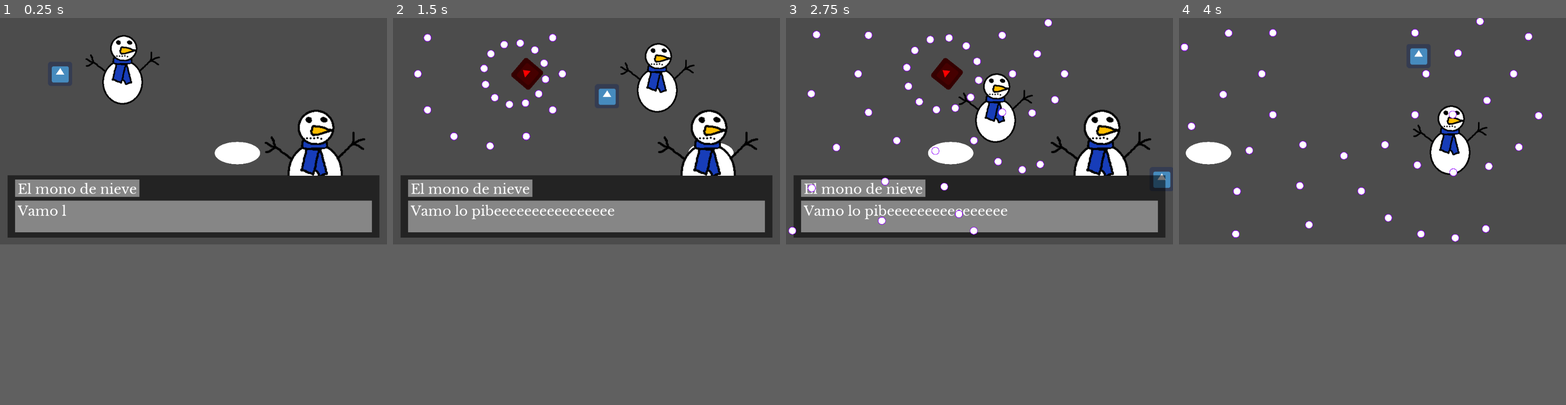
Above: before the commit, frames 1-4 (left to right).
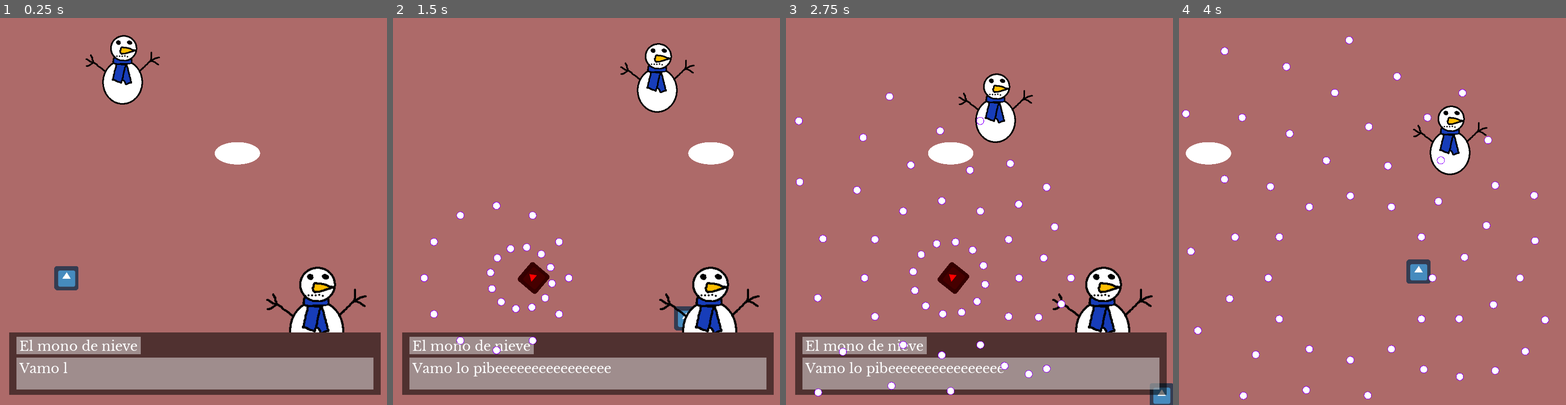
Above: after the commit, the same moments.

Repository: NicoJGutierrez/SmolElfBulletHell
Game: Godot game, scene res://scenes/TestScene.tscn
Two runs of this game, one before a commit and one after it. Both use one fixed random seed, a clock stepped at 60 frames per second and the inputs below. The engine's default icon, where the game draws it, is replaced by a stand-in: a white triangle on a blue panel in a dark square.
Inputs:
- Up to frame 1 (0.25 s): no input
- Up to frame 2 (1.5 s): hold D (right) 0.53-1.28 s; hold Shift (run) 0.53-1.28 s; hold S (down) from 1.28 s (still down); tap Shift (run) at 1.35 s
- Up to frame 3 (2.75 s): release S (down) at 2.03 s; hold D (right) from 2.03 s (still down); hold Shift (run) from 2.03 s (still down)
- Up to frame 4 (4 s): release D (right) at 2.78 s; release Shift (run) at 2.78 s; hold W (up) 2.78-3.53 s; tap Shift (run) at 2.85 s; hold A (left) from 3.53 s (still down); hold Shift (run) from 3.53 s (still down)
The window is 800x468 before the commit and 800x800 after it. Grey fills any space a smaller window leaves; there, only what the larger window draws over its background counts as a difference.

The runs differ from the first frame. In frame 1, 74% of the frame differs, in the area x 0-100%, y 0-98%; in frame 2, 75%; in frame 3, 75%; in frame 4, 58%.

Commit message:
fix: aspect ratio

Diff:
--- a/project.godot
+++ b/project.godot
@@ -18,6 +18,12 @@
 [debug]
 
 settings/fps/force_fps=40
+
+[display]
+
+window/size/height=1024
+window/stretch/mode="2d"
+window/stretch/aspect="keep"
 
 [input]
 
--- a/scenes/TestScene.tscn
+++ b/scenes/TestScene.tscn
@@ -25,16 +25,15 @@
 [node name="TestScene" type="Node2D"]
 
 [node name="Borders" type="StaticBody2D" parent="."]
-visible = false
 
 [node name="Fondo" type="Sprite" parent="Borders"]
 modulate = Color( 0.690196, 0.419608, 0.419608, 1 )
-position = Vector2( 536, 328 )
-scale = Vector2( 5.03556, 3.02667 )
+position = Vector2( 536, 525.75 )
+scale = Vector2( 5.03556, 4.78445 )
 texture = ExtResource( 2 )
 
 [node name="CollisionShape2D2" type="CollisionShape2D" parent="Borders"]
-position = Vector2( 1052, 328 )
+position = Vector2( 1052, 512 )
 shape = SubResource( 2 )
 
 [node name="CollisionShape2D3" type="CollisionShape2D" parent="Borders"]
@@ -43,16 +42,16 @@
 shape = SubResource( 2 )
 
 [node name="CollisionShape2D4" type="CollisionShape2D" parent="Borders"]
-position = Vector2( 536, 627 )
+position = Vector2( 528, 1056 )
 rotation = -1.57079
 shape = SubResource( 2 )
 
 [node name="CollisionShape2D" type="CollisionShape2D" parent="Borders"]
-position = Vector2( -31, 328 )
+position = Vector2( -31, 512 )
 shape = SubResource( 2 )
 
 [node name="Player" parent="." instance=ExtResource( 1 )]
-position = Vector2( 159, 148 )
+position = Vector2( 176, 688 )
 rate_of_fire = 0.2
 bullet_scene = ExtResource( 3 )
 
@@ -82,11 +81,11 @@
 
 [node name="DialogBox" type="ColorRect" parent="UI"]
 anchor_right = 25.6
-anchor_bottom = 15.0
-margin_left = 20.0
-margin_top = 417.0
-margin_right = -20.0
-margin_bottom = -18.0001
+anchor_bottom = 25.6
+margin_left = 24.0
+margin_top = 832.0
+margin_right = -16.0
+margin_bottom = -27.0001
 color = Color( 0, 0, 0, 0.537255 )
 script = ExtResource( 9 )
 dialog_path = "Texto/Dialogo1.json"
